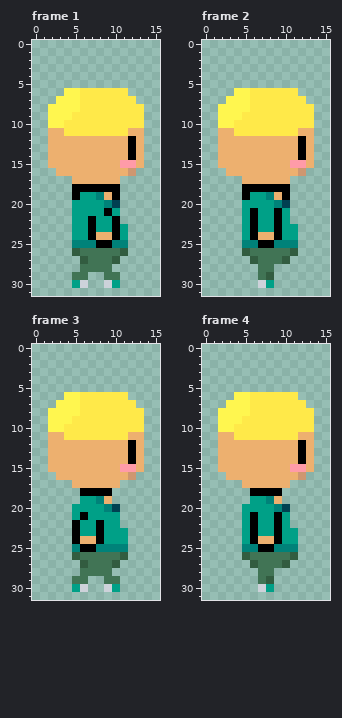
File history of a pixel-art file, Assets/Sprites/Npcs/Green/walk_side.aseprite. The picture above is the old version.
16x32 pixels, 4 frames. Shown: frame 1, frame 2, frame 3, frame 4.
After the commit:
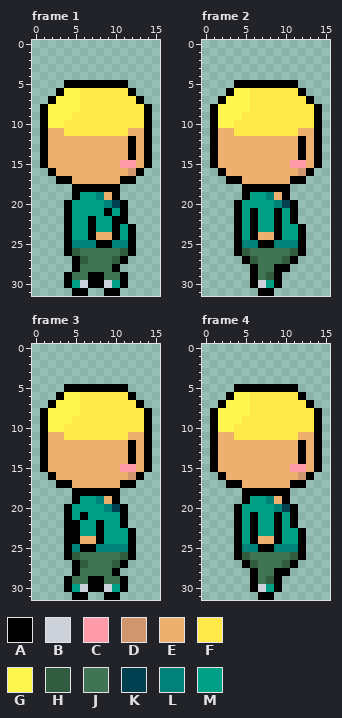
Palette (. is transparent): A #000000  B #cdd2da  C #ff9ba8  D #ce9770  E #edb06f  F #ffe949  G #fff64f  H #325c40  J #417455  K #004051  L #008279  M #00a087
Difference:
--- frame 1
@@ x 0..15 @@
  4 ................
- 5 ................
- 6 ....GGFFFFFF....
- 7 ...GGGFFFFFFF...
- 8 ..GGGGFFFFFFFF..
- 9 ..GGGFFFFFFFFF..
-10 ..GGFFFFFFFFFF..
-11 ..EEFFFFFFFFEE..
-12 ..EEEEEEEEEEAE..
-13 ..EEEEEEEEEEAE..
-14 ..EEEEEEEEEEAE..
-15 ..EEEEEEEEECCE..
-16 ...EEEEEEEEED...
-17 .....EEEEEE.....
+ 5 ....AAAAAAAA....
+ 6 ...AGGFFFFFFA...
+ 7 ..AGGGFFFFFFFA..
+ 8 .AGGGGFFFFFFFFA.
+ 9 .AGGGFFFFFFFFFA.
+10 .AGGFFFFFFFFFFA.
+11 .AEEFFFFFFFFEEA.
+12 .AEEEEEEEEEEAEA.
+13 .AEEEEEEEEEEAEA.
+14 .AEEEEEEEEEEAEA.
+15 .AEEEEEEEEECCEA.
+16 ..AEEEEEEEEEDA..
+17 ...AAEEEEEEAA...
 18 .....AAAAAA.....
 19 .....AMMLEA.....
-20 .....MMMMLK.....
-21 .....MMMMAM.....
-22 .....MMAMMA.....
-23 .....MMAMMAM....
-24 .....MMAEEAM....
-25 .....LLLAALL....
-26 .....HJJJJJH....
-27 ......HJJJH.....
-28 ......JJJJ......
-29 .....JJ..JJ.....
-30 .....MB..BM.....
-31 ................
+20 ....AMMMMLKA....
+21 ....AMMMMAMA....
+22 ....AMMAMMAA....
+23 ....AMMAMMAMA...
+24 ....AMMAEEAMA...
+25 ....ALLLAALLA...
+26 ....AHJJJJJHA...
+27 .....AHJJJHA....
+28 .....AJJJJA.....
+29 ....AJJAAJJA....
+30 ....AMBAABMA....
+31 .....AA..AA.....
--- frame 2
@@ x 0..15 @@
  4 ................
- 5 ................
- 6 ....GGFFFFFF....
- 7 ...GGGFFFFFFF...
- 8 ..GGGGFFFFFFFF..
- 9 ..GGGFFFFFFFFF..
-10 ..GGFFFFFFFFFF..
-11 ..EEFFFFFFFFEE..
-12 ..EEEEEEEEEEAE..
-13 ..EEEEEEEEEEAE..
-14 ..EEEEEEEEEEAE..
-15 ..EEEEEEEEECCE..
-16 ...EEEEEEEEED...
-17 .....EEEEEE.....
+ 5 ....AAAAAAAA....
+ 6 ...AGGFFFFFFA...
+ 7 ..AGGGFFFFFFFA..
+ 8 .AGGGGFFFFFFFFA.
+ 9 .AGGGFFFFFFFFFA.
+10 .AGGFFFFFFFFFFA.
+11 .AEEFFFFFFFFEEA.
+12 .AEEEEEEEEEEAEA.
+13 .AEEEEEEEEEEAEA.
+14 .AEEEEEEEEEEAEA.
+15 .AEEEEEEEEECCEA.
+16 ..AEEEEEEEEEDA..
+17 ...AAEEEEEEAA...
 18 .....AAAAAA.....
 19 .....AMMLEA.....
-20 .....MMMMLK.....
-21 .....MAMMAM.....
-22 .....MAMMAM.....
-23 .....MAMMAMM....
-24 .....MAEEAMM....
-25 .....LLAALLL....
-26 .....HJJJJJH....
-27 ......HJJJH.....
-28 .......JJ.......
-29 .......JH.......
-30 .......BM.......
-31 ................
+20 ....AMMMMLKA....
+21 ....AMAMMAMA....
+22 ....AMAMMAMA....
+23 ....AMAMMAMMA...
+24 ....AMAEEAMMA...
+25 ....ALLAALLLA...
+26 ....AHJJJJJHA...
+27 .....AHJJJHA....
+28 ......AJJAA.....
+29 ......AJHA......
+30 ......ABMA......
+31 .......AA.......
--- frame 3
@@ x 0..15 @@
  4 ................
- 5 ................
- 6 ....GGFFFFFF....
- 7 ...GGGFFFFFFF...
- 8 ..GGGGFFFFFFFF..
- 9 ..GGGFFFFFFFFF..
-10 ..GGFFFFFFFFFF..
-11 ..EEFFFFFFFFEE..
-12 ..EEEEEEEEEEAE..
-13 ..EEEEEEEEEEAE..
-14 ..EEEEEEEEEEAE..
-15 ..EEEEEEEEECCE..
-16 ...EEEEEEEEED...
-17 .....EEEEEE.....
-18 ......AAAA......
-19 ......MMLE......
-20 .....MMMMLK.....
-21 .....MAMMMM.....
-22 .....AMMAMM.....
-23 .....AMMAMMM....
-24 .....AEEAMMM....
-25 .....LAALLLL....
-26 .....HJJJJJH....
-27 ......HJJJH.....
-28 ......JJJJ......
-29 .....JJ..JJ.....
-30 .....MB..BM.....
-31 ................
+ 5 ....AAAAAAAA....
+ 6 ...AGGFFFFFFA...
+ 7 ..AGGGFFFFFFFA..
+ 8 .AGGGGFFFFFFFFA.
+ 9 .AGGGFFFFFFFFFA.
+10 .AGGFFFFFFFFFFA.
+11 .AEEFFFFFFFFEEA.
+12 .AEEEEEEEEEEAEA.
+13 .AEEEEEEEEEEAEA.
+14 .AEEEEEEEEEEAEA.
+15 .AEEEEEEEEECCEA.
+16 ..AEEEEEEEEEDA..
+17 ...AAEEEEEEAA...
+18 .....AAAAAA.....
+19 .....AMMLEA.....
+20 ....AMMMMLKA....
+21 ....AMAMMMMA....
+22 ....AAMMAMMA....
+23 ....AAMMAMMMA...
+24 ....AAEEAMMMA...
+25 ....ALAALLLLA...
+26 ....AHJJJJJHA...
+27 .....AHJJJHA....
+28 .....AJJJJA.....
+29 ....AJJAAJJA....
+30 ....AMBAABMA....
+31 .....AA..AA.....
--- frame 4
@@ x 0..15 @@
  4 ................
- 5 ................
- 6 ....GGFFFFFF....
- 7 ...GGGFFFFFFF...
- 8 ..GGGGFFFFFFFF..
- 9 ..GGGFFFFFFFFF..
-10 ..GGFFFFFFFFFF..
-11 ..EEFFFFFFFFEE..
-12 ..EEEEEEEEEEAE..
-13 ..EEEEEEEEEEAE..
-14 ..EEEEEEEEEEAE..
-15 ..EEEEEEEEECCE..
-16 ...EEEEEEEEED...
-17 .....EEEEEE.....
-18 ......AAAA......
-19 ......MMLE......
-20 .....MMMMLK.....
-21 .....MAMMAM.....
-22 .....MAMMAM.....
-23 .....MAMMAMM....
-24 .....MAEEAMM....
-25 .....LLAALLL....
-26 .....HJJJJJH....
-27 ......HJJJH.....
-28 .......JJ.......
-29 .......JH.......
-30 .......BM.......
-31 ................
+ 5 ....AAAAAAAA....
+ 6 ...AGGFFFFFFA...
+ 7 ..AGGGFFFFFFFA..
+ 8 .AGGGGFFFFFFFFA.
+ 9 .AGGGFFFFFFFFFA.
+10 .AGGFFFFFFFFFFA.
+11 .AEEFFFFFFFFEEA.
+12 .AEEEEEEEEEEAEA.
+13 .AEEEEEEEEEEAEA.
+14 .AEEEEEEEEEEAEA.
+15 .AEEEEEEEEECCEA.
+16 ..AEEEEEEEEEDA..
+17 ...AAEEEEEEAA...
+18 .....AAAAAA.....
+19 .....AMMLEA.....
+20 ....AMMMMLKA....
+21 ....AMAMMAMA....
+22 ....AMAMMAMA....
+23 ....AMAMMAMMA...
+24 ....AMAEEAMMA...
+25 ....ALLAALLLA...
+26 ....AHJJJJJHA...
+27 .....AHJJJHA....
+28 ......AJJAA.....
+29 ......AJHA......
+30 ......ABMA......
+31 .......AA.......
Boxes around the changes in both pictures, in picture pixels (x1, y1, x2, y2):
added: (40, 80, 152, 296)
added: (210, 80, 322, 296)
added: (40, 384, 152, 600)
added: (210, 384, 322, 600)
